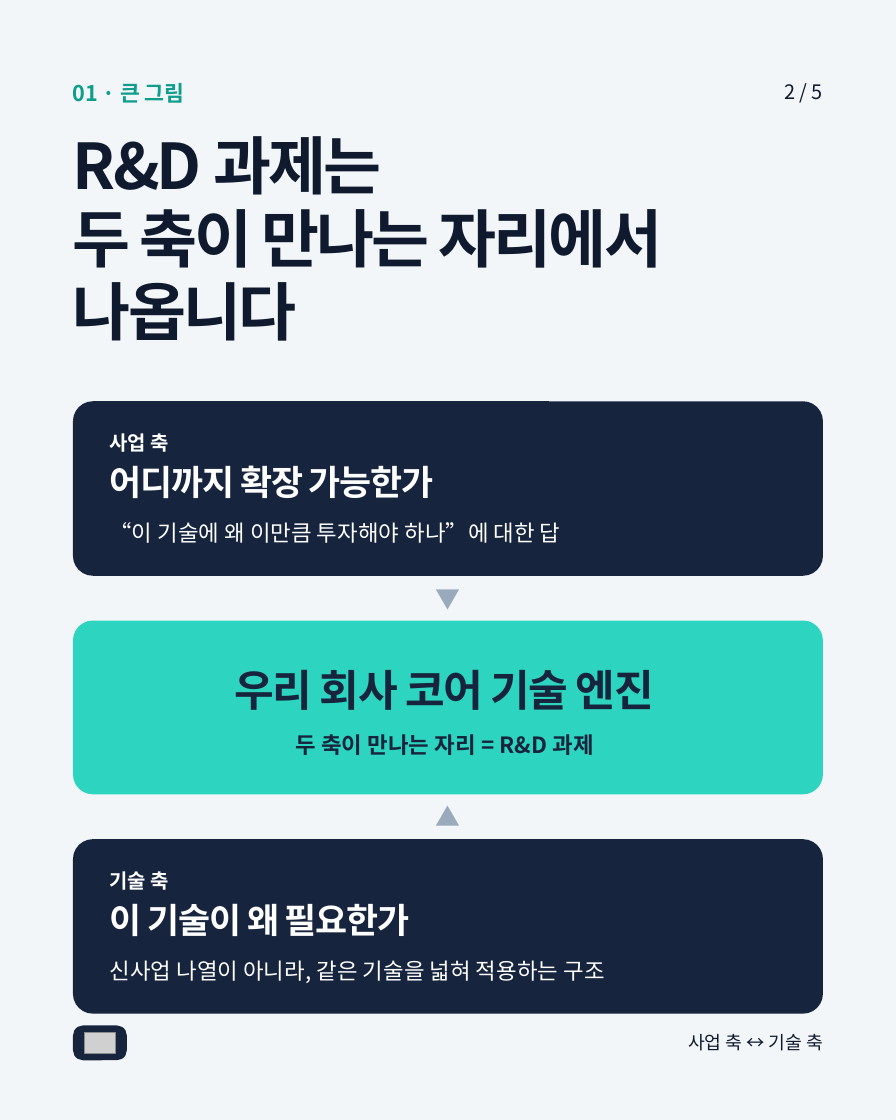
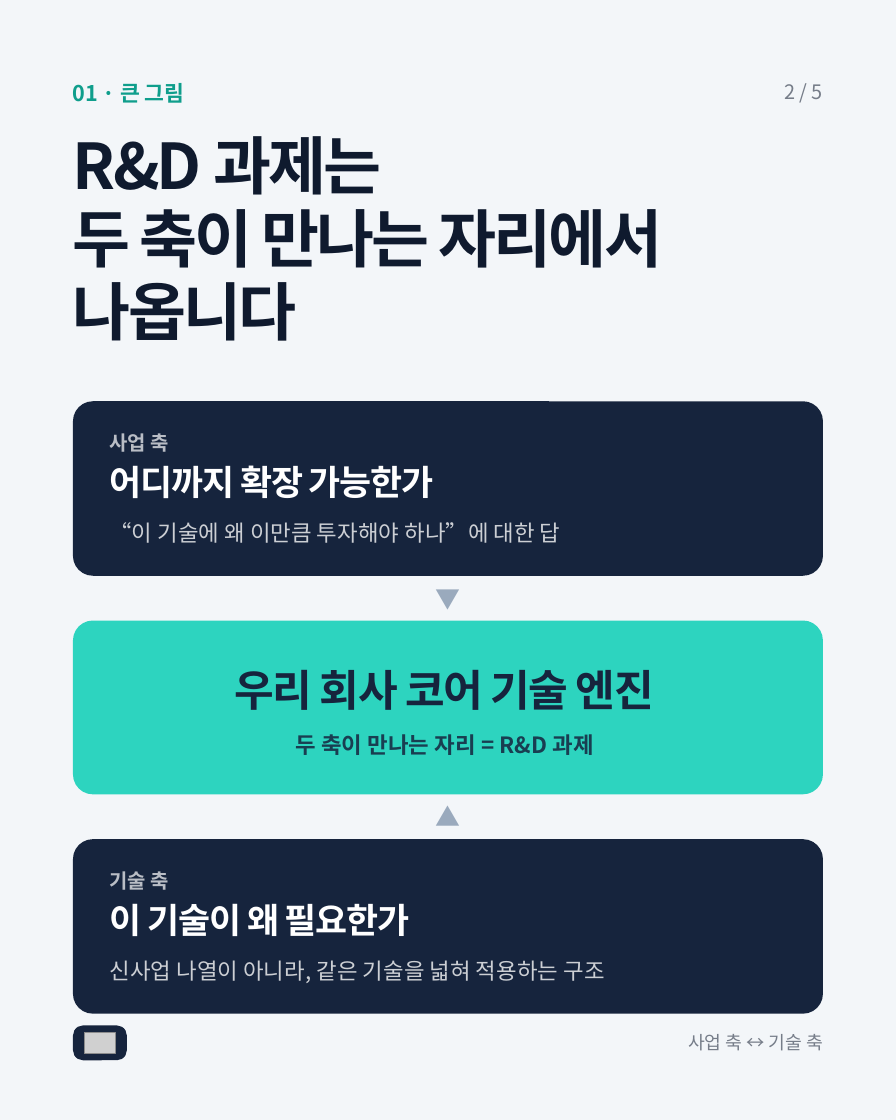
Before and after one commit to standardcho-debug/supernova, a slide deck: slide 2 of service/marketing-studio/samples/tips-v1/canva/TIPS_캐러셀_5p.pptx. Drawn at 896x1120 pixels with LibreOffice and Linux fonts; fonts in the diff are those of the drawing; grey boxes stand for pictures. Boxes give left, top, right and bottom in pixels: in the first picture for what was removed or moved away, otherwise in the second. Text is boxed around its words. In the diff, an @@ line names an element or a change of style, - is before the commit and + after.

```diff
--- a/service/marketing-studio/samples/tips-v1/canva/TIPS_캐러셀_5p.pptx
+++ b/service/marketing-studio/samples/tips-v1/canva/TIPS_캐러셀_5p.pptx
@@ text "2 / 5" at box(785, 84, 823, 99): text colour #0F1A2E to #767D89 @@
@@ text "사업 축" at box(109, 433, 169, 452): text colour #FFFFFF to #B9BDC5 @@
@@ text "“이 기술에 왜 이만큼 투자해야 ..." at box(110, 522, 561, 543): text colour #FFFFFF to #CCCFD4 @@
@@ text "두 축이 만나는 자리 = ..." at box(296, 734, 593, 755): text colour #16243D to #193E51 @@
@@ text "기술 축" at box(109, 871, 169, 890): text colour #FFFFFF to #B9BDC5 @@
@@ text "신사업 나열이 아니라, 같은 기술을 ..." at box(109, 960, 604, 983): text colour #FFFFFF to #CCCFD4 @@
@@ text "사업 축 ↔ 기술 축" at box(688, 1034, 823, 1051): text colour #0F1A2E to #767D89 @@
```
Also in this commit, not shown: 4 other slides changed, 3 other files.
